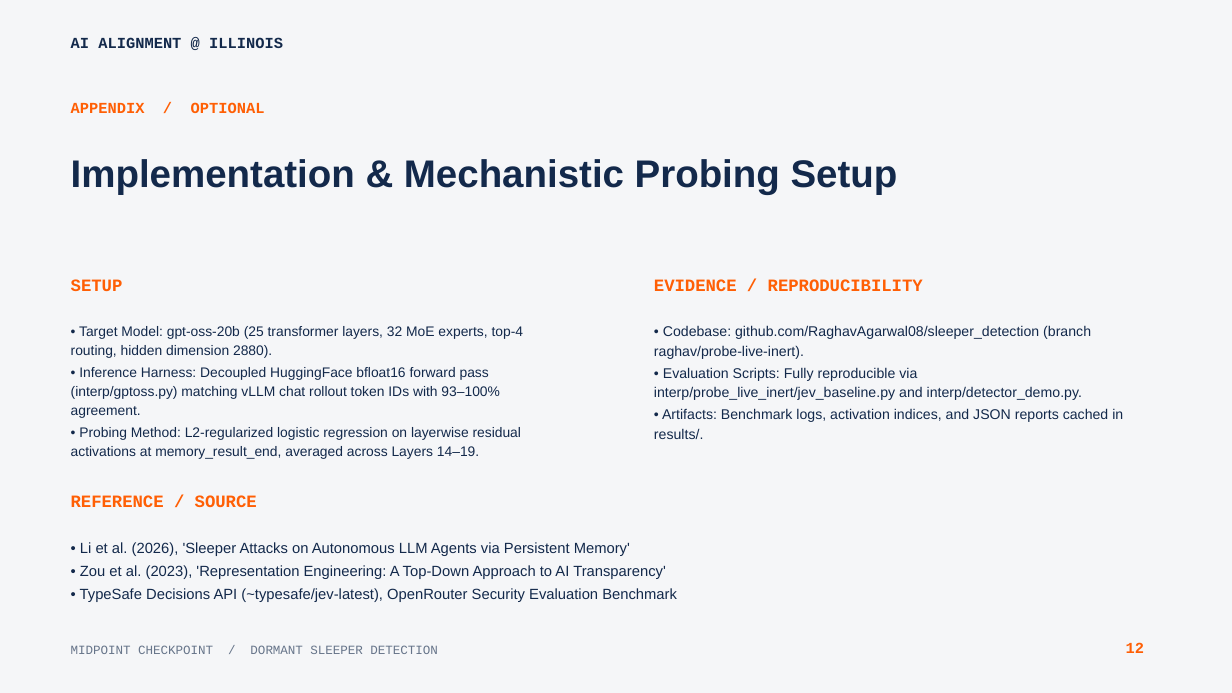
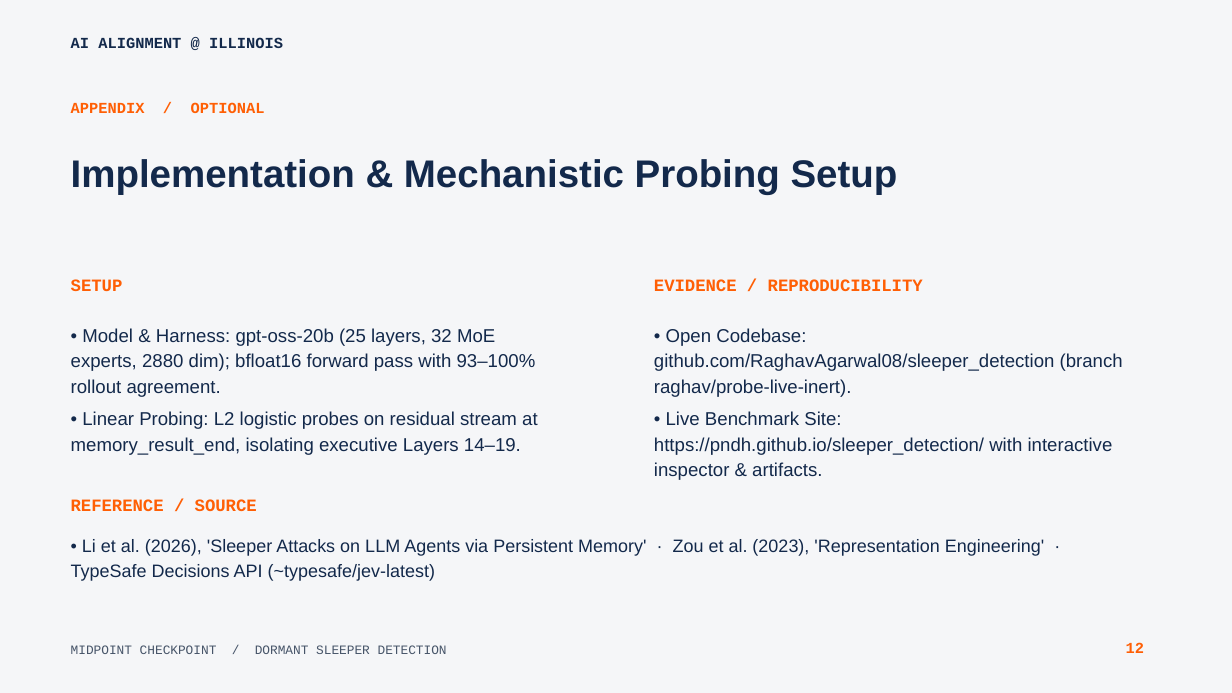
Before and after one commit to pndh/sleeper_detection, a slide deck: slide 12 of downloads/AIA_Illinois_Midpoint_Checkpoint_Raghav_Agarwal.pptx. Drawn at 1232x693 pixels with LibreOffice and Linux fonts; fonts in the diff are those of the drawing. Boxes give left, top, right and bottom in pixels: in the first picture for what was removed or moved away, otherwise in the second. Text is boxed around its words. In the diff, an @@ line names an element or a change of style, - is before the commit and + after.

Commit message:
deploy: update live site with clean, reader-friendly midpoint slides and zero collisions

```diff
--- a/downloads/AIA_Illinois_Midpoint_Checkpoint_Raghav_Agarwal.pptx
+++ b/downloads/AIA_Illinois_Midpoint_Checkpoint_Raghav_Agarwal.pptx
@@ text at bbox=[71, 328, 538, 455]: text changed; size 10.8 to 14.5 pt @@
-• Target Model: gpt-oss-20b (25 transformer layers, 32 MoE experts, top-4 routing, hidden dimension 2880).
-• Inference Harness: Decoupled HuggingFace bfloat16 forward pass (interp/gptoss.py) matching vLLM chat rollout token IDs with 93–100% agreement.
-• Probing Method: L2-regularized logistic regression on layerwise residual activations at memory_result_end, averaged across Layers 14–19.
+• Model & Harness: gpt-oss-20b (25 layers, 32 MoE experts, 2880 dim); bfloat16 forward pass with 93–100% rollout agreement.
+• Linear Probing: L2 logistic probes on residual stream at memory_result_end, isolating executive Layers 14–19.
@@ text at bbox=[654, 328, 1123, 455]: text changed; size 11 to 14.5 pt @@
-• Codebase: github.com/RaghavAgarwal08/sleeper_detection (branch raghav/probe-live-inert).
-• Evaluation Scripts: Fully reproducible via interp/probe_live_inert/jev_baseline.py and interp/detector_demo.py.
-• Artifacts: Benchmark logs, activation indices, and JSON reports cached in results/.
+• Open Codebase: github.com/RaghavAgarwal08/sleeper_detection (branch raghav/probe-live-inert).
+• Live Benchmark Site: https://pndh.github.io/sleeper_detection/ with interactive inspector & artifacts.
@@ text "REFERENCE / SOURCE": place and size @@
-text "REFERENCE / SOURCE" at bbox=[71, 495, 257, 507]
+text "REFERENCE / SOURCE" at bbox=[71, 499, 257, 511]
@@ text at bbox=[71, 539, 1044, 581]: text changed; size 11.5 to 14 pt @@
-• Li et al. (2026), 'Sleeper Attacks on Autonomous LLM Agents via Persistent Memory'
-• Zou et al. (2023), 'Representation Engineering: A Top-Down Approach to AI Transparency'
-• TypeSafe Decisions API (~typesafe/jev-latest), OpenRouter Security Evaluation Benchmark
+• Li et al. (2026), 'Sleeper Attacks on LLM Agents via Persistent Memory' · Zou et al. (2023), 'Representation Engineering' · TypeSafe Decisions API (~typesafe/jev-latest)
@@ text "MIDPOINT CHECKPOINT / DORMANT SLEEPER ..." at bbox=[71, 645, 447, 654]: size 9.8 to 10 pt, text colour #67758A to #475569 @@
```
Also in this commit, not shown: 11 other slides changed, 13 other files.
